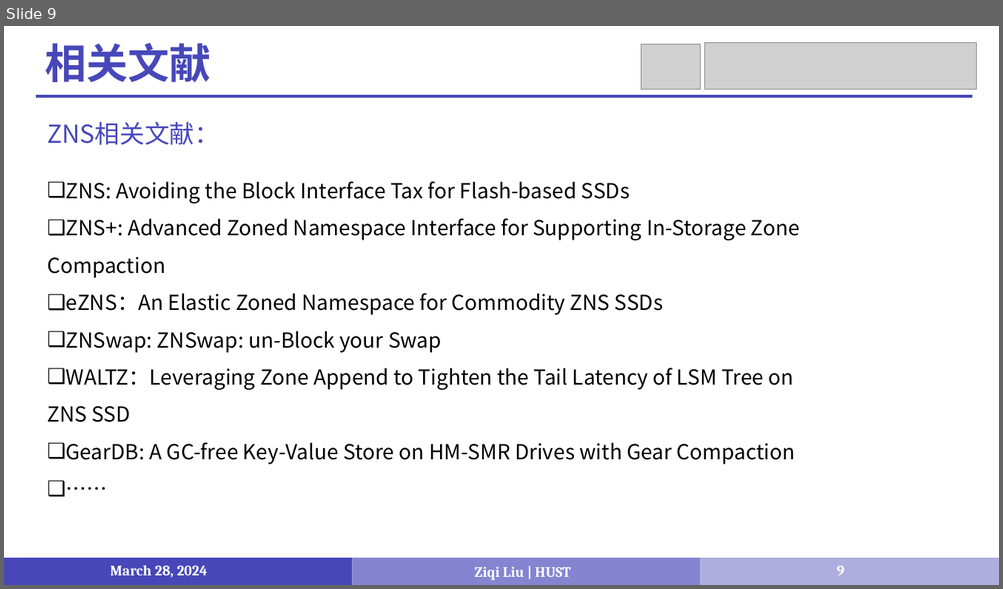
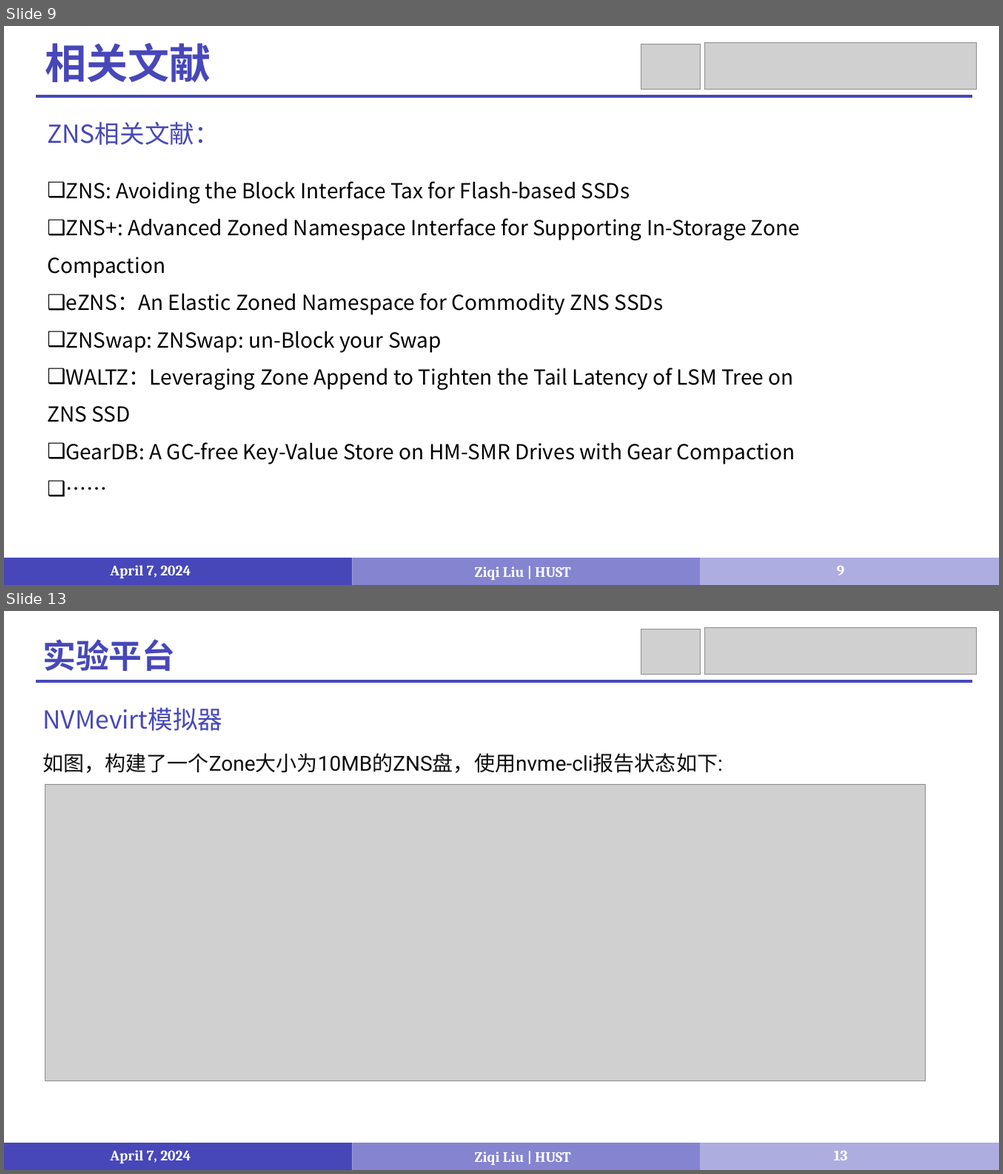
Before and after one commit to LiuziqiOvO/md, a slide deck: Paper/报告/存.pptx. Shown one above the other, each under a label of ours: slide 9 before the commit, slides 9 and 13 after it; the slides between them are not shown. The pictures are 1003x589 and 1003x1174 pixels, drawn with LibreOffice and Linux fonts; fonts in the diff are those of the drawing; grey boxes stand for pictures. Boxes give left, top, right and bottom in pixels: in the first picture for what was removed or moved away, otherwise in the second. Text is boxed around its words. In the diff, an @@ line names an element or a change of style, - is before the commit and + after.

```diff
--- a/Paper/报告/存.pptx
+++ b/Paper/报告/存.pptx
@@ slide 13 added at bbox=[4, 611, 999, 1170], background #FFFFFF @@
@@ picture added at bbox=[640, 629, 700, 675] @@
@@ picture added at bbox=[706, 627, 976, 674] @@
@@ text added at bbox=[42, 639, 175, 671], 32 pt, text #4747BA, bold @@
+实验平台
@@ line added from (35, 681) to (973, 681), #4747BA 3 pt @@
@@ text added at bbox=[42, 707, 222, 731], 24 pt, text #4747BA @@
+NVMevirt模拟器
@@ text added at bbox=[42, 753, 723, 773], 20 pt, text #0D0D0D @@
+如图，构建了一个Zone大小为10MB的ZNS盘，使用nvme-cli报告状态如下:
@@ picture added at bbox=[45, 785, 925, 1081] @@
@@ rectangle added at bbox=[4, 1143, 353, 1170], fill #4747BA @@
@@ rectangle added at bbox=[353, 1143, 701, 1170], fill #8484D1 @@
@@ rectangle added at bbox=[700, 1143, 999, 1170], fill #ADADE0 @@
@@ text added at bbox=[110, 1150, 190, 1164], 14 pt, text #FFFFFF, bold @@
+April 7, 2024
@@ text added at bbox=[475, 1152, 570, 1165], 14 pt, text #FFFFFF, bold @@
+Ziqi Liu | HUST
@@ page number added at bbox=[834, 1151, 848, 1161], 14 pt, text #FFFFFF, bold @@
+13
@@ slide 9 changed as well @@
@@ text at bbox=[110, 565, 190, 579]: text changed @@
-March 28, 2024
+April 7, 2024
```
Also in this commit, not shown: 8 other slides changed, 5 other slides added, 9 other files.
